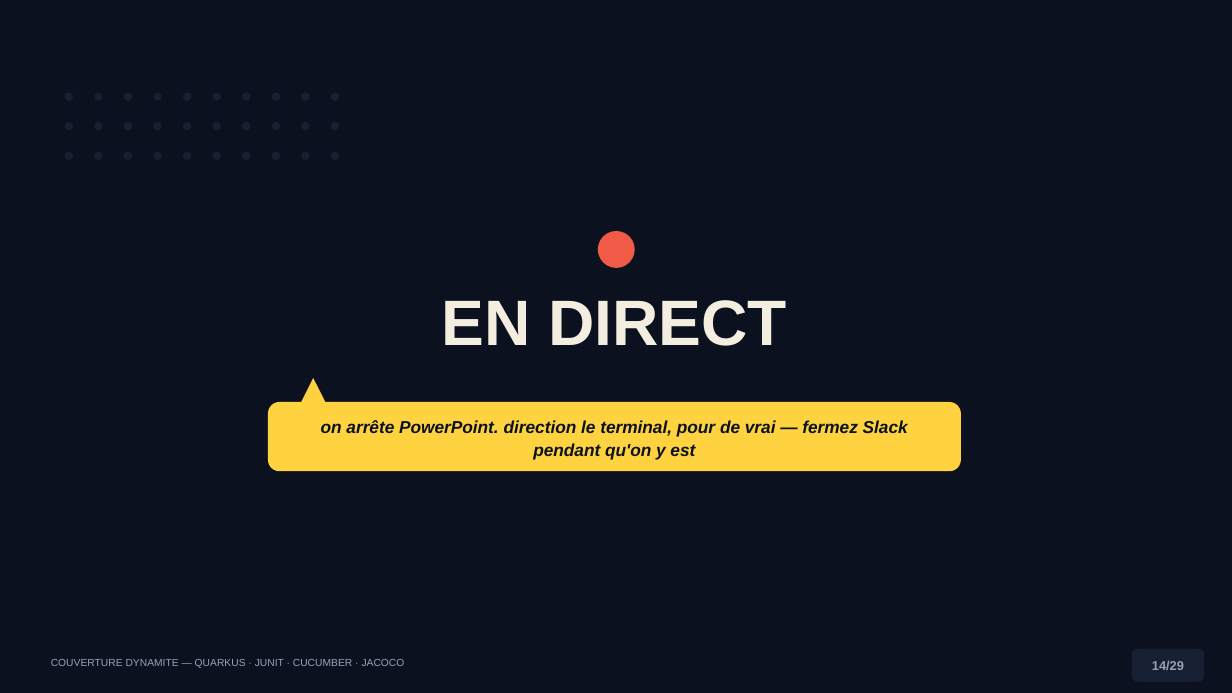
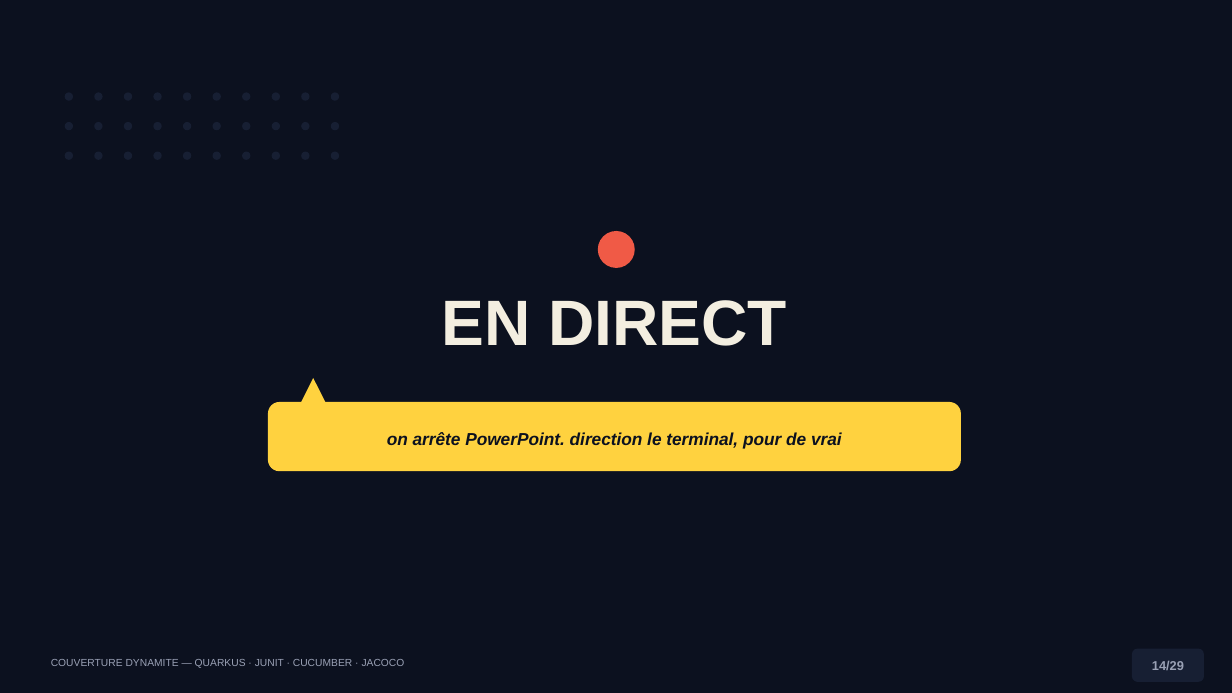
Before and after one commit to sidevconcept/couverture-junit-cucumber-jacoco, a slide deck: slide 14 of presentation/couverture-code-conference-dynamite.pptx. Drawn at 1232x693 pixels with LibreOffice and Linux fonts; fonts in the diff are those of the drawing. Boxes give left, top, right and bottom in pixels: in the first picture for what was removed or moved away, otherwise in the second. Text is boxed around its words. In the diff, an @@ line names an element or a change of style, - is before the commit and + after.

```diff
--- a/presentation/couverture-code-conference-dynamite.pptx
+++ b/presentation/couverture-code-conference-dynamite.pptx
@@ text in rounded rectangle at <box>387,432,842,448</box>: text changed @@
-on arrête PowerPoint. direction le terminal, pour de vrai — fermez Slack pendant qu'on y est
+on arrête PowerPoint. direction le terminal, pour de vrai
```
Also in this commit, not shown: 2 other slides changed, 1 slide removed, 1 other file.
